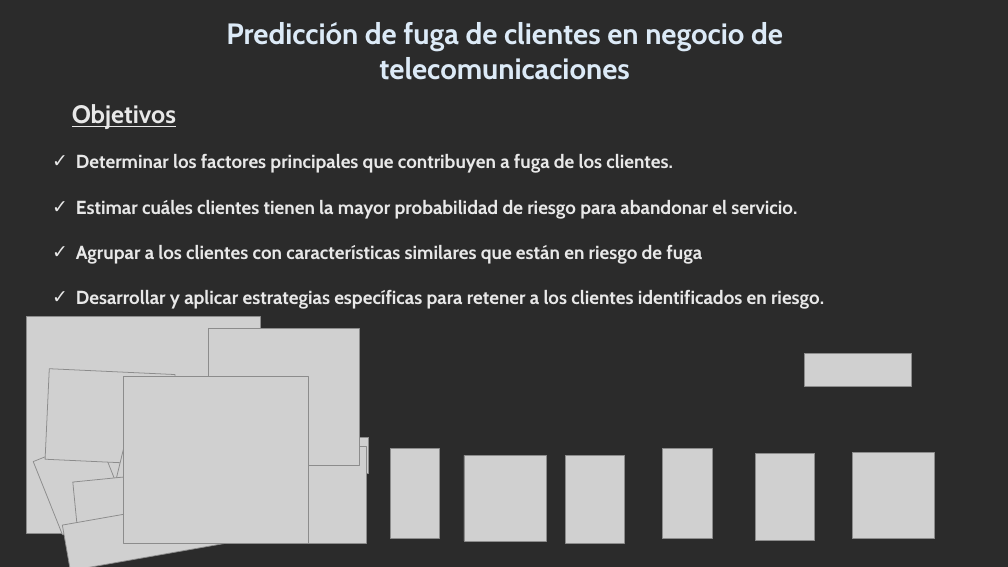
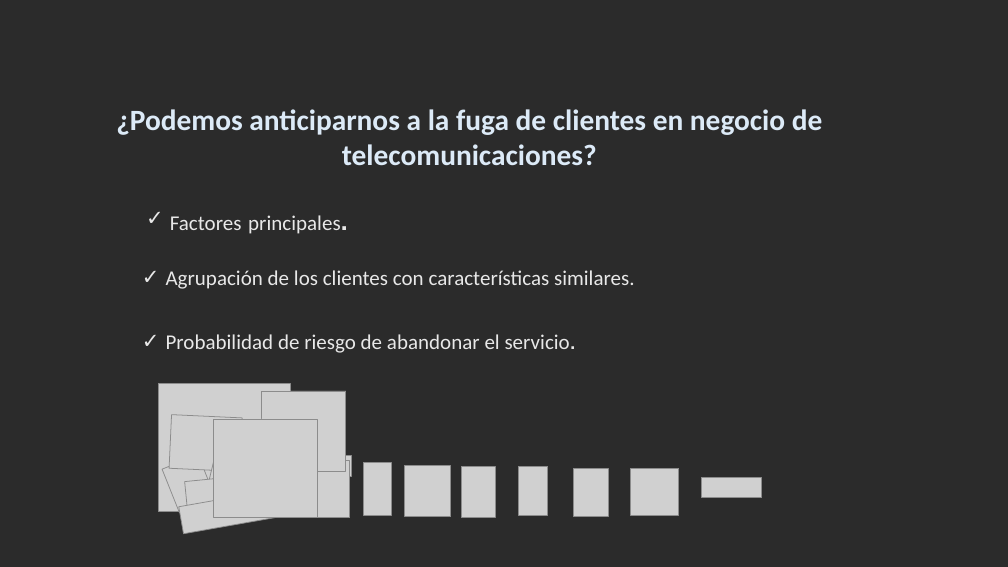
Before and after one commit to AgusDRizzo/Prueba, a slide deck: slide 3 of Presentacion_Data_Compass.pptx (slide 2 before the commit). Drawn at 1008x567 pixels with LibreOffice and Linux fonts; fonts in the diff are those of the drawing; grey boxes stand for pictures; background and template pictures are left out; a plain dark background stands for a picture behind light text. Boxes give left, top, right and bottom in pixels: in the first picture for what was removed or moved away, otherwise in the second. Text is boxed around its words. In the diff, an @@ line names an element or a change of style, - is before the commit and + after.

```diff
--- a/Presentacion_Data_Compass.pptx
+++ b/Presentacion_Data_Compass.pptx
@@ text removed at (72,104,176,129) @@
-Objetivos
@@ text at (116,109,823,165): text changed; font Cabin to Calibri @@
-Predicción de fuga de clientes en negocio de telecomunicaciones
+¿Podemos anticiparnos a la fuga de clientes en negocio de telecomunicaciones?
@@ text at (170,215,341,234): text changed; size 18 to 20 pt; font Cabin to Calibri; bold off @@
-✓ Determinar los factores principales que contribuyen a fuga de los clientes.
-✓ Estimar cuáles clientes tienen la mayor probabilidad de riesgo para abandonar el servicio.
-✓ Agrupar a los clientes con características similares que están en riesgo de fuga
-✓ Desarrollar y aplicar estrategias específicas para retener a los clientes identificados en riesgo.
+✓ Factores principales.
@@ text added at (166,270,635,289), 20 pt, text #E8E8E8 @@
+✓ Agrupación de los clientes con características similares.
@@ text added at (166,334,576,353), 20 pt, text #E8E8E8 @@
+✓ Probabilidad de riesgo de abandonar el servicio.
@@ picture: place and size @@
-picture at (26,317,261,533)
+picture at (159,384,290,512)
@@ picture: place and size @@
-picture at (45,368,175,465)
+picture at (169,415,242,472)
@@ picture: place and size @@
-picture at (124,376,309,543)
+picture at (213,419,317,518)
@@ picture: place and size @@
-picture at (209,329,360,465)
+picture at (261,391,346,472)
@@ picture: place and size @@
-picture at (33,436,126,535)
+picture at (162,455,215,513)
@@ picture: place and size @@
-picture at (73,473,171,544)
+picture at (185,477,241,519)
@@ picture: place and size @@
-picture at (109,430,219,532)
+picture at (204,451,267,511)
@@ picture: place and size @@
-picture at (260,447,367,543)
+picture at (290,461,349,518)
@@ picture: place and size @@
-picture at (340,437,368,473)
+picture at (335,455,352,476)
@@ picture: place and size @@
-picture at (390,449,440,538)
+picture at (363,462,391,515)
@@ picture: place and size @@
-picture at (464,455,547,541)
+picture at (405,466,451,516)
@@ picture: place and size @@
-picture at (566,456,625,544)
+picture at (462,466,495,518)
@@ picture: place and size @@
-picture at (662,449,712,538)
+picture at (519,466,548,515)
@@ picture: place and size @@
-picture at (755,453,814,541)
+picture at (573,469,608,516)
@@ picture: place and size @@
-picture at (852,453,935,538)
+picture at (631,468,679,515)
@@ picture: place and size @@
-picture at (805,353,912,387)
+picture at (702,478,762,498)
@@ picture: place and size @@
-picture at (62,494,247,567)
+picture at (179,489,283,533)
```
Also in this commit, not shown: 2 other slides changed, 2 slides added, 2 slides removed, 15 other files.
